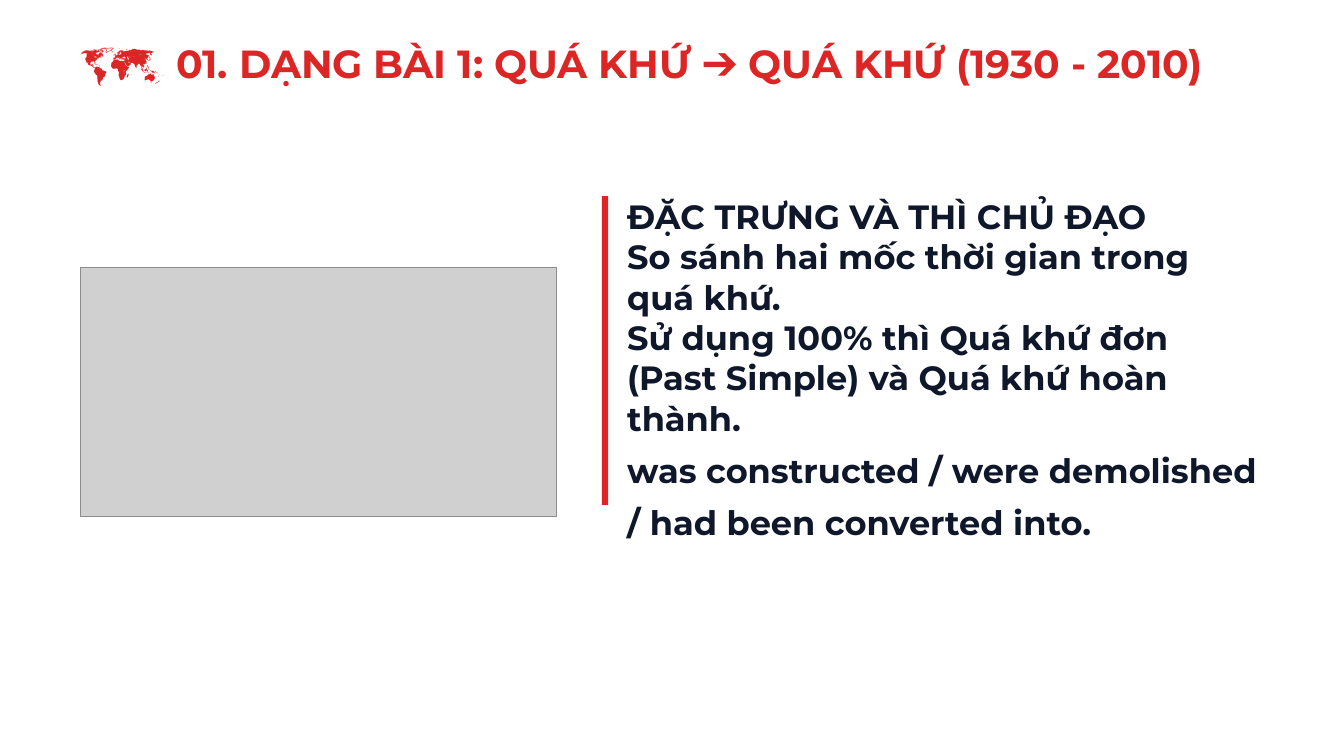
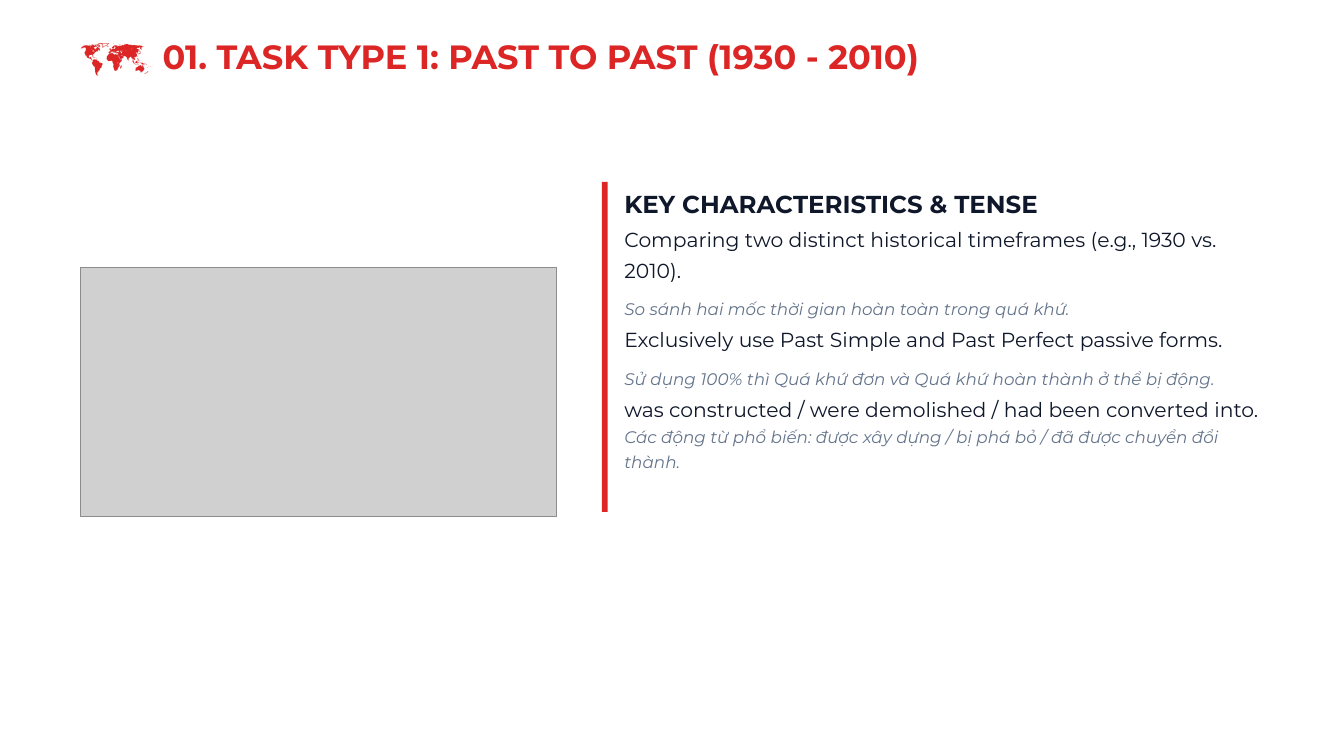
Before and after one commit to snowflake-vibing/KnowledgeLibrary, a slide deck: slide 1 of IELTS/07_YouTube_Studio/01_Slides_Writing_Task1_Map.pptx. Drawn at 1344x756 pixels with LibreOffice and Linux fonts; fonts in the diff are those of the drawing; grey boxes stand for pictures. Boxes give left, top, right and bottom in pixels: in the first picture for what was removed or moved away, otherwise in the second. Text is boxed around its words. In the diff, an @@ line names an element or a change of style, - is before the commit and + after.

```diff
--- a/IELTS/07_YouTube_Studio/01_Slides_Writing_Task1_Map.pptx
+++ b/IELTS/07_YouTube_Studio/01_Slides_Writing_Task1_Map.pptx
@@ text at <box>163,44,919,76</box>: text changed; size 28 to 24 pt @@
-🗺️ 01. DẠNG BÀI 1: QUÁ KHỨ ➔ QUÁ KHỨ (1930 - 2010)
+🗺️ 01. TASK TYPE 1: PAST TO PAST (1930 - 2010)
@@ rectangle: place and size @@
-rectangle at <box>602,196,608,504</box>
+rectangle at <box>602,182,608,512</box>
@@ text at <box>624,195,1258,468</box>: text changed; size 20 to 14.5 pt; bold off; italic off @@
-ĐẶC TRƯNG VÀ THÌ CHỦ ĐẠO
-So sánh hai mốc thời gian trong quá khứ.
-Sử dụng 100% thì Quá khứ đơn (Past Simple) và Quá khứ hoàn thành.
-was constructed / were demolished / had been converted into.
+KEY CHARACTERISTICS & TENSE
+Comparing two distinct historical timeframes (e.g., 1930 vs. 2010).
+So sánh hai mốc thời gian hoàn toàn trong quá khứ.
+Exclusively use Past Simple and Past Perfect passive forms.
+Sử dụng 100% thì Quá khứ đơn và Quá khứ hoàn thành ở thể bị động.
+was constructed / were demolished / had been converted into.
+Các động từ phổ biến: được xây dựng / bị phá bỏ / đã được chuyển đổi thành.
```
Also in this commit, not shown: 29 other slides changed, 11 slides added, 11 slides removed, 8 other files.
